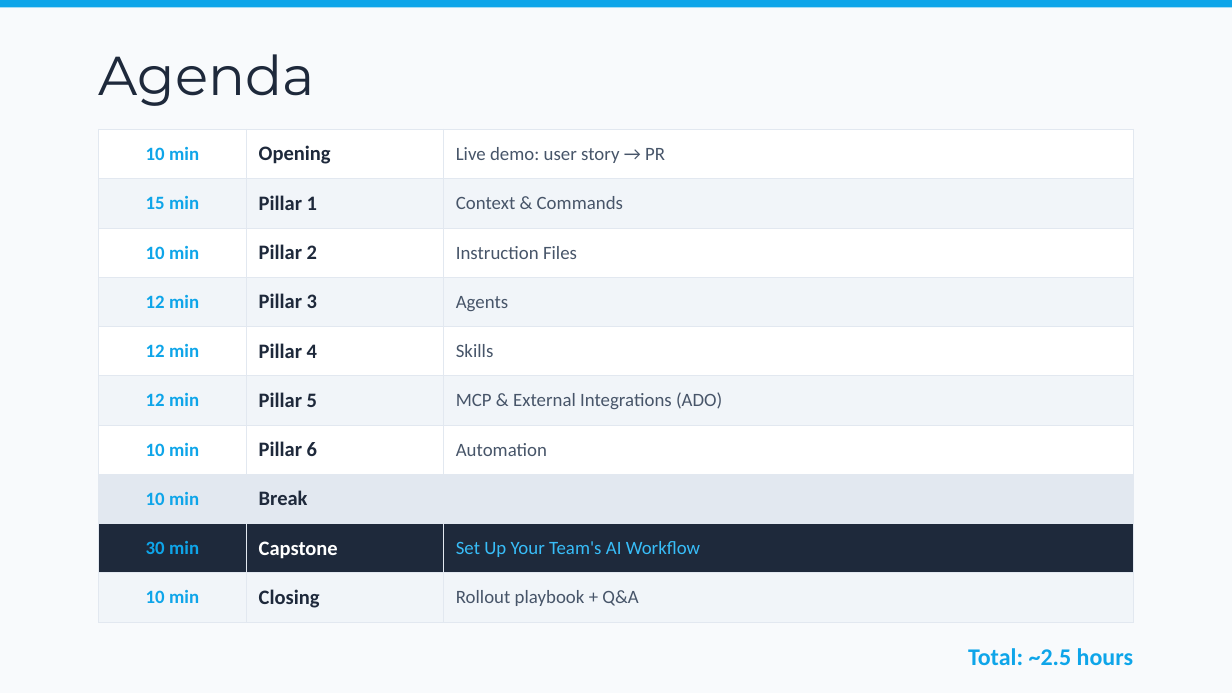
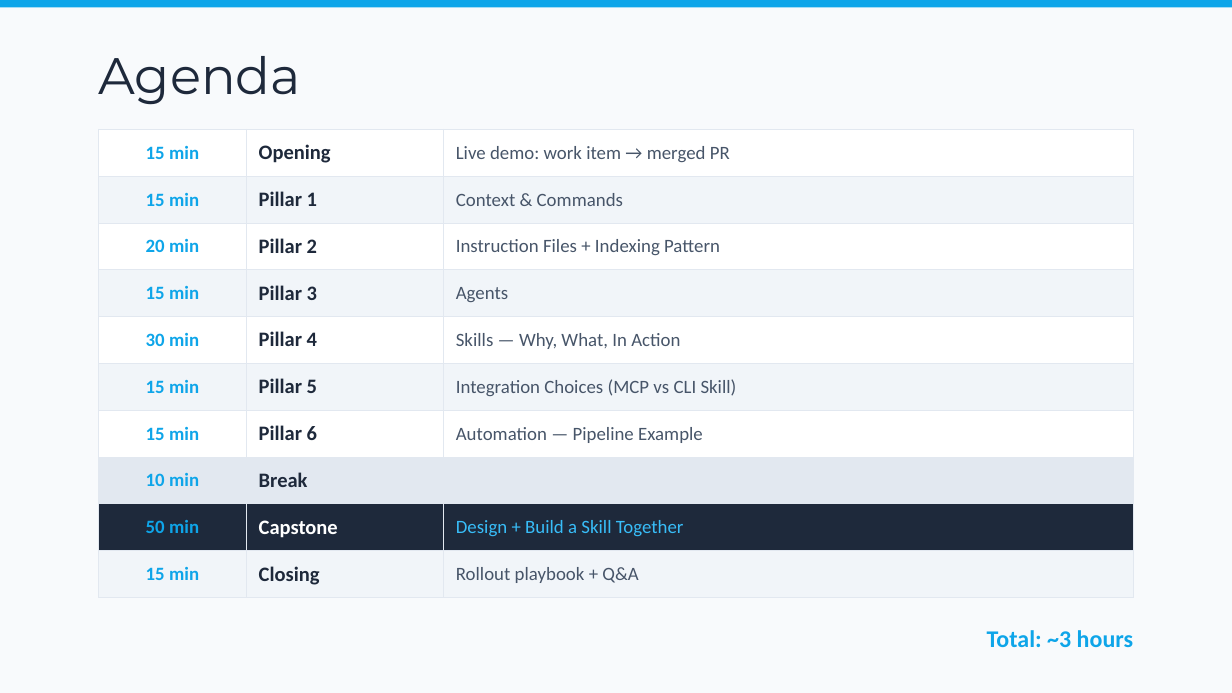
Before and after one commit to bubuding0809/copilot-cli-for-beginners, a slide deck: slide 4 of WORKSHOP-PRESENTATION.pptx (slide 5 before the commit). Drawn at 1232x693 pixels with LibreOffice and Linux fonts; fonts in the diff are those of the drawing. Boxes give left, top, right and bottom in pixels: in the first picture for what was removed or moved away, otherwise in the second. Text is boxed around its words. In the diff, an @@ line names an element or a change of style, - is before the commit and + after.

```diff
--- a/WORKSHOP-PRESENTATION.pptx
+++ b/WORKSHOP-PRESENTATION.pptx
@@ text "Agenda" at [99, 56, 301, 105]: size 32 to 30 pt @@
@@ table at [99, 129, 1133, 589] @@
-row 1, column 1: 10 min
+row 1, column 1: 15 min
-row 1, column 3: Live demo: user story → PR
+row 1, column 3: Live demo: work item → merged PR
-row 3, column 1: 10 min
+row 3, column 1: 20 min
-row 3, column 3: Instruction Files
+row 3, column 3: Instruction Files + Indexing Pattern
-row 4, column 1: 12 min
+row 4, column 1: 15 min
-row 5, column 1: 12 min
+row 5, column 1: 30 min
-row 5, column 3: Skills
+row 5, column 3: Skills — Why, What, In Action
-row 6, column 1: 12 min
+row 6, column 1: 15 min
-row 6, column 3: MCP & External Integrations (ADO)
+row 6, column 3: Integration Choices (MCP vs CLI Skill)
-row 7, column 1: 10 min
+row 7, column 1: 15 min
-row 7, column 3: Automation
+row 7, column 3: Automation — Pipeline Example
-row 9, column 1: 30 min
+row 9, column 1: 50 min
-row 9, column 3: Set Up Your Team's AI Workflow
+row 9, column 3: Design + Build a Skill Together
-row 10, column 1: 10 min
+row 10, column 1: 15 min
@@ text at [987, 630, 1133, 647]: text changed @@
-Total: ~2.5 hours
+Total: ~3 hours
```
Also in this commit, not shown: 9 other slides changed, 11 slides added, 5 slides removed, 1 other file.
